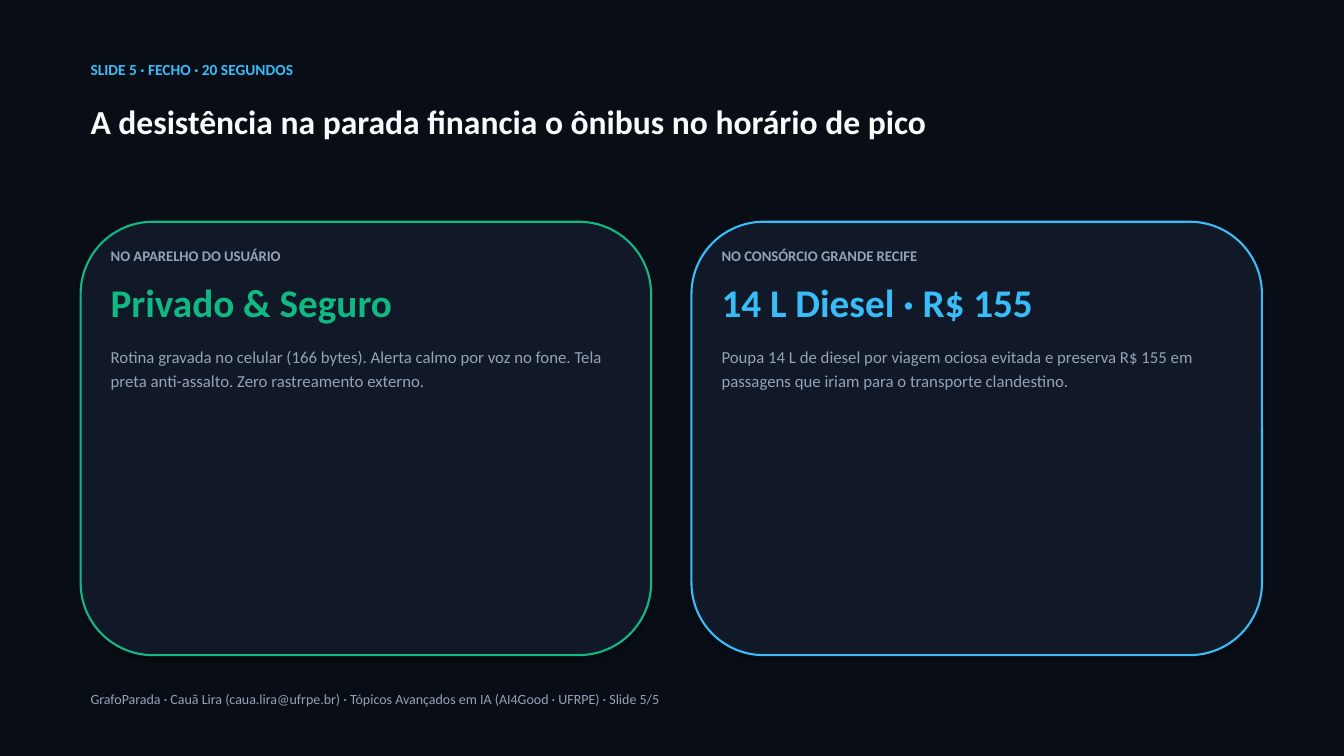
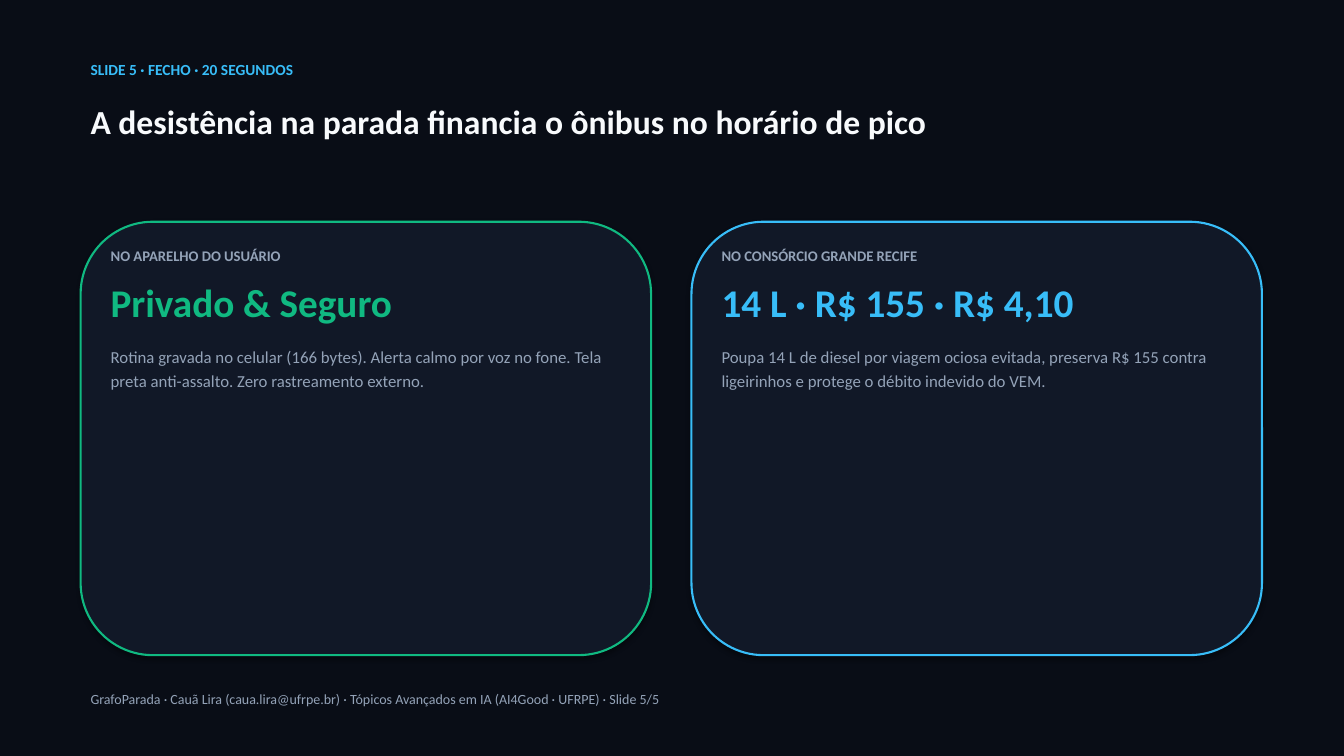
Before and after one commit to lira-labs/workspace, a slide deck: slide 5 of va2/GrafoParada_Seminario2_CauaLira.pptx. Drawn at 1344x756 pixels with LibreOffice and Linux fonts; fonts in the diff are those of the drawing. Boxes give left, top, right and bottom in pixels: in the first picture for what was removed or moved away, otherwise in the second. Text is boxed around its words. In the diff, an @@ line names an element or a change of style, - is before the commit and + after.

```diff
--- a/va2/GrafoParada_Seminario2_CauaLira.pptx
+++ b/va2/GrafoParada_Seminario2_CauaLira.pptx
@@ text at (722, 291, 1207, 390): text changed @@
-14 L Diesel · R$ 155
-Poupa 14 L de diesel por viagem ociosa evitada e preserva R$ 155 em passagens que iriam para o transporte clandestino.
+14 L · R$ 155 · R$ 4,10
+Poupa 14 L de diesel por viagem ociosa evitada, preserva R$ 155 contra ligeirinhos e protege o débito indevido do VEM.
```
Also in this commit, not shown: 2 other slides changed, 7 other files.
